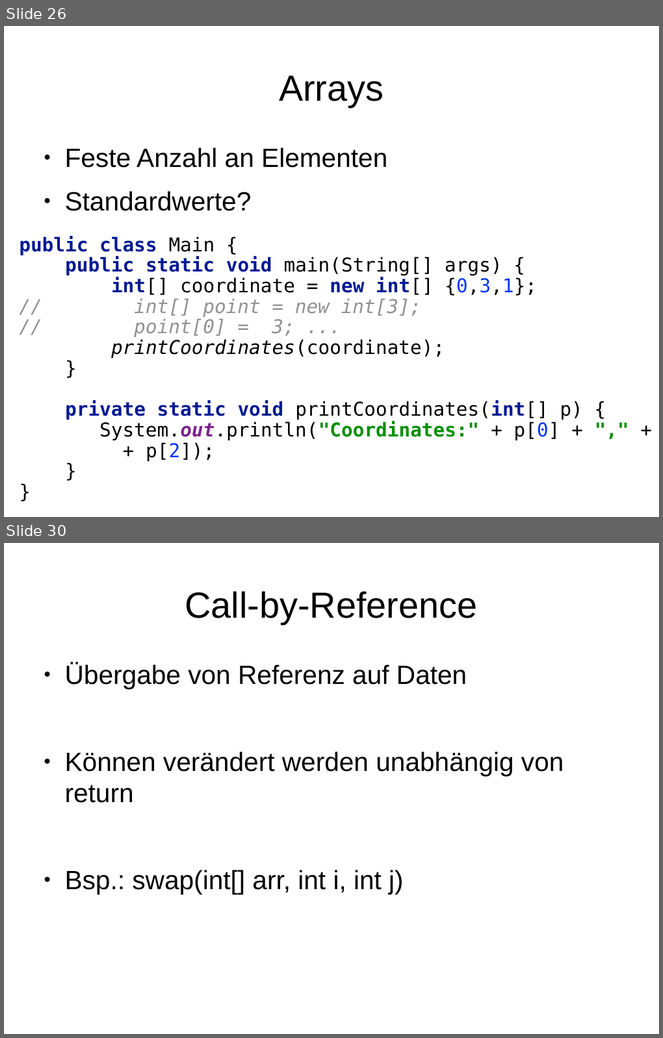
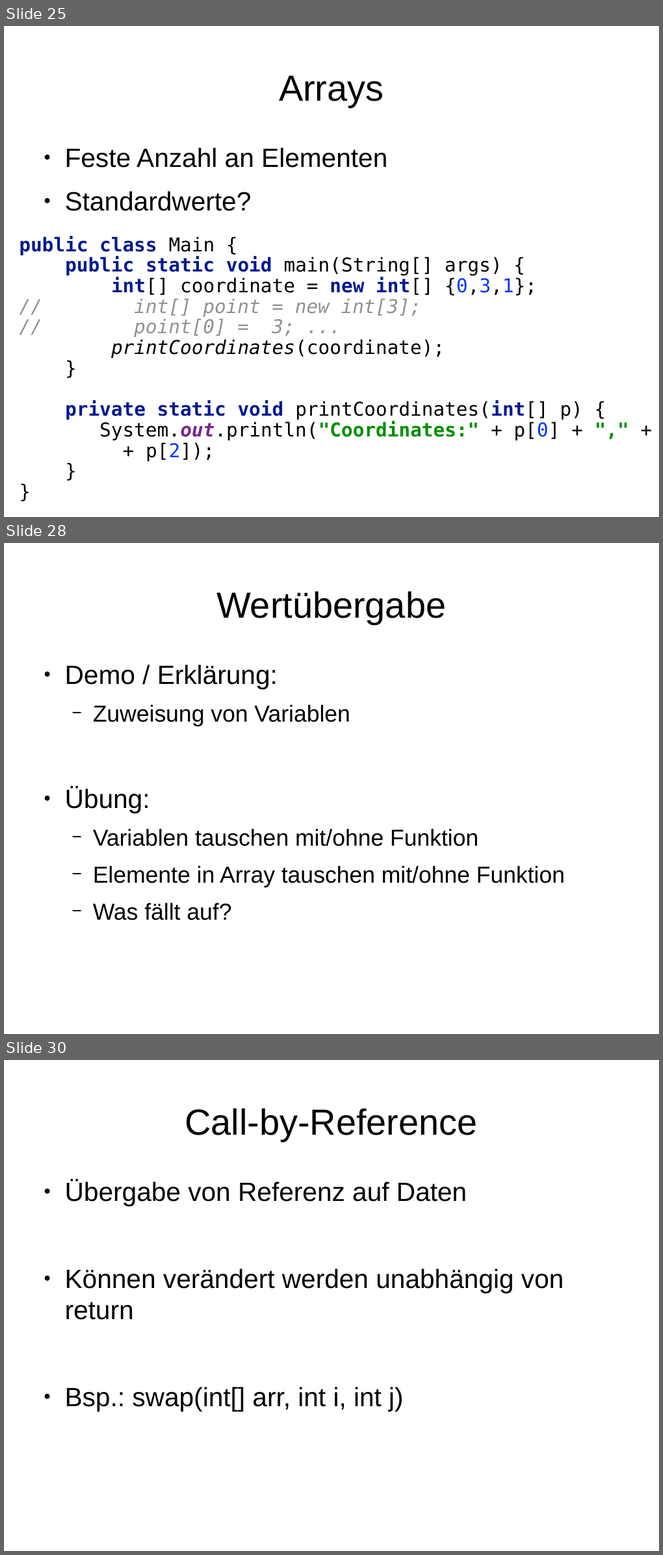
Before and after one commit to mn-io/hello-java, a slide deck: Vorlesung.odp. Shown one above the other, each under a label of ours: slides 26 and 30 before the commit, slides 25, 28 and 30 after it; the slides between them are not shown. The pictures are 663x1038 and 663x1555 pixels, drawn with LibreOffice and Linux fonts; fonts in the diff are those of the drawing. Boxes give left, top, right and bottom in pixels: in the first picture for what was removed or moved away, otherwise in the second. Text is boxed around its words. In the diff, an @@ line names an element or a change of style, - is before the commit and + after.

```diff
--- a/Vorlesung.odp
+++ b/Vorlesung.odp
@@ slide 28 added at <box>4,543,659,1034</box>, background #FFFFFF @@
@@ title added at <box>217,591,446,624</box>, 44 pt, text #000000 @@
+Wertübergabe
@@ text added at <box>65,665,565,921</box>, 28 pt, text #000000 @@
+● Demo / Erklärung:
+  − Zuweisung von Variablen
+● Übung:
+  − Variablen tauschen mit/ohne Funktion
+  − Elemente in Array tauschen mit/ohne Funktion
+  − Was fällt auf?
@@ what was slide 26 is now slide 25 @@
```
Also in this commit, not shown: 8 slides changed, 6 other slides added, 3 slides removed, 1 other file.
